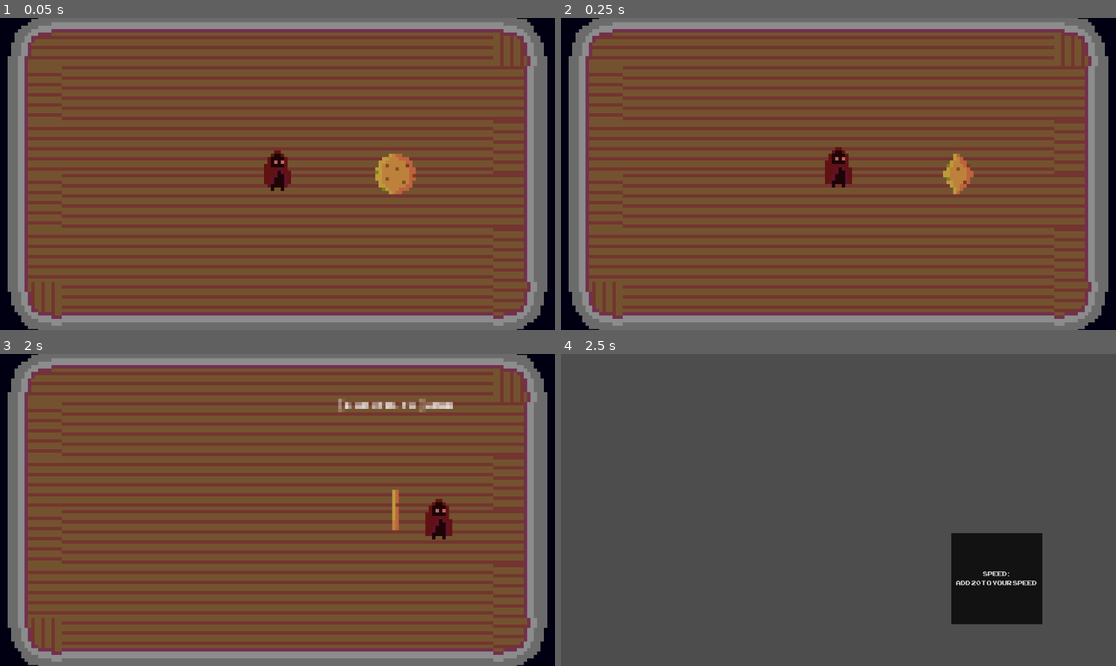
Above: before the commit, frames 1-4 (two rows, left to right).
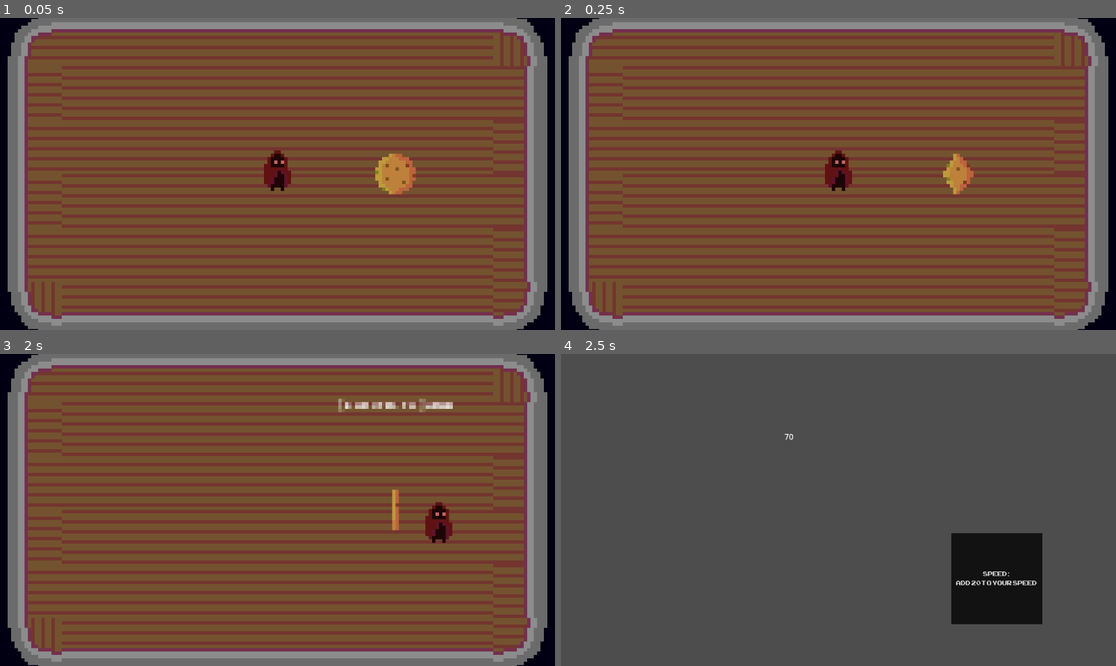
Above: after the commit, the same moments.

Repository: Baguetteboyy/gamesharingforjam
Game: Godot game, scene res://scenes/levels/level1.tscn
Same seed, same stepped clock (60 frames per second), same inputs: the game is played once before the commit and once after it.
Inputs:
- Up to frame 1 (0.05 s): no input
- Up to frame 2 (0.25 s): no input
- Up to frame 3 (2 s): hold D (høyre) 0.53-1.28 s; tap S (ned) at 0.8, 1.35 s; tap W (opp) at 1.55 s
- Up to frame 4 (2.5 s): hold W (opp) from 2.03 s (still down); tap E (ta) at 2.3 s

Frame 1 is identical in both runs. In frame 2, 0.2% of the frame differs, in the area x 47-53%, y 41-56%; in frame 3, 0.2%, in the area x 76-82%, y 46-61%; in frame 4, less than 0.1%.
Error after the commit: Invalid assignment of property or key 'text' with value of type 'int' on a base object of type 'Label'. (res://scripts/uppgrades.gd:11)

Commit message:
Started with the levels but with a major bug:(

Diff:
--- a/project.godot
+++ b/project.godot
@@ -18,6 +18,7 @@
 [autoload]
 
 InteractionManager="*uid://cgf7k4ccnrch7"
+playerscript="*uid://nxviwlpsvavq"
 
 [file_customization]
 
--- a/scenes/uppgrades.tscn
+++ b/scenes/uppgrades.tscn
@@ -1,6 +1,6 @@
 [gd_scene format=3 uid="uid://bqdqo15ijs0qn"]
 
-[ext_resource type="Script" uid="uid://bek5utn8xbthi" path="res://scenes/uppgrades.gd" id="1_4iccf"]
+[ext_resource type="Script" uid="uid://bek5utn8xbthi" path="res://scripts/uppgrades.gd" id="1_4iccf"]
 [ext_resource type="FontFile" uid="uid://5ke4juidr06f" path="res://assets/ARCADECLASSIC.TTF" id="1_bgn6j"]
 
 [sub_resource type="StyleBoxFlat" id="StyleBoxFlat_bgn6j"]
@@ -28,3 +28,10 @@
 theme_override_styles/normal = SubResource("StyleBoxFlat_bgn6j")
 text = "Speed:
 Add 20 to your speed"
+
+[node name="Label" type="Label" parent="." unique_id=1617199522]
+layout_mode = 0
+offset_left = -112.0
+offset_top = -164.0
+offset_right = 74.0
+offset_bottom = -97.0
--- a/scripts/node_2d.gd
+++ b/scripts/node_2d.gd
@@ -17,25 +17,26 @@
 	if Input.is_action_pressed("opp"):
 		velocity.x = 0
 		velocity.y = -SPEED
-		$AnimatedSprite2D.play("Walk")
+		#$AnimatedSprite2D.play("Walk")
 	elif Input.is_action_pressed("ned"):
 		velocity.x = 0
 		velocity.y = SPEED
-		$AnimatedSprite2D.play("Walk")
+		#$AnimatedSprite2D.play("Walk")
 	elif Input.is_action_pressed("høyre"):
 		velocity.x = SPEED
 		velocity.y = 0
-		$AnimatedSprite2D.flip_h = false
-		$AnimatedSprite2D.play("Walk")
+		#$AnimatedSprite2D.flip_h = false
+		#$AnimatedSprite2D.play("Walk")
 	elif Input.is_action_pressed("venstre"):
 		velocity.x = -SPEED
 		velocity.y = 0
-		$AnimatedSprite2D.flip_h = true
-		$AnimatedSprite2D.play("Walk")
+		#$AnimatedSprite2D.flip_h = true
+		#$AnimatedSprite2D.play("Walk")
 	elif Input.is_action_pressed("ta"):
-		$AnimatedSprite2D.play("grab")
+		#$AnimatedSprite2D.play("grab")
+		print("grab")
 	else:
 		velocity.x = 0
 		velocity.y = 0
-		$AnimatedSprite2D.play("idle")
+		#$AnimatedSprite2D.play("idle")
 	move_and_slide()
--- a/scenes/uppgrades.gd
+++ b/scripts/uppgrades.gd
@@ -8,4 +8,4 @@
 
 # Called every frame. 'delta' is the elapsed time since the previous frame.
 func _process(delta: float) -> void:
-	pass
+	$Label.text = playerscript.SPEED
Renamed: scenes/uppgrades.gd.uid -> scripts/uppgrades.gd.uid
